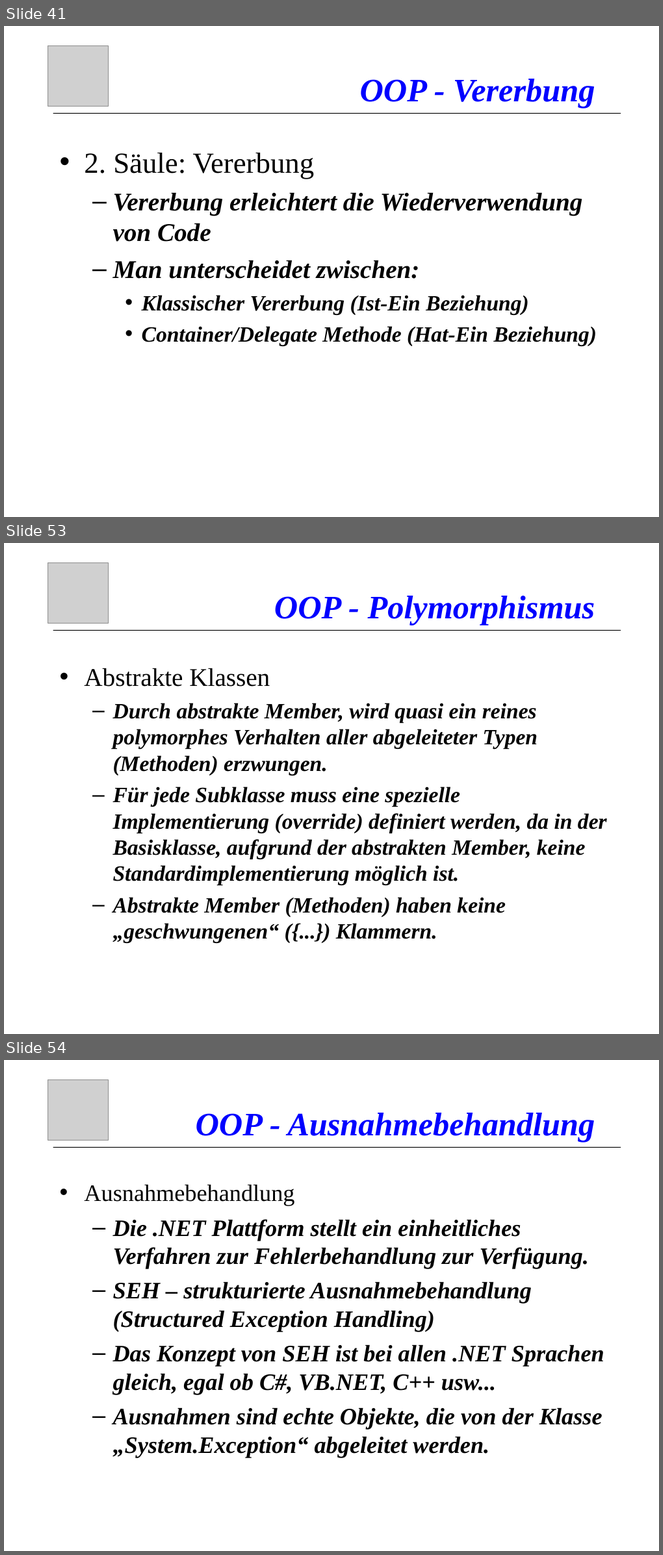
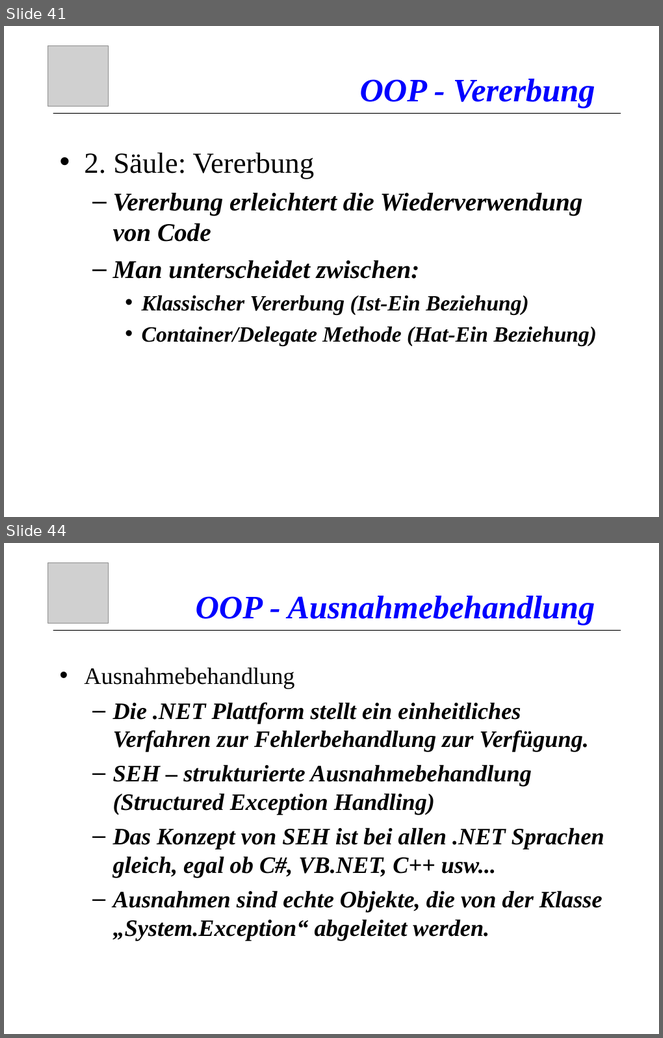
Before and after one commit to atillakati/fit_omicron_atilla, a slide deck: doc/C#_Kurs_en.ppt. Shown one above the other, each under a label of ours: slides 41, 53 and 54 before the commit, slides 41 and 44 after it; the slides between them are not shown. The pictures are 663x1555 and 663x1038 pixels, drawn with LibreOffice and Linux fonts; fonts in the diff are those of the drawing; grey boxes stand for pictures. Boxes give left, top, right and bottom in pixels: in the first picture for what was removed or moved away, otherwise in the second. Text is boxed around its words. In the diff, an @@ line names an element or a change of style, - is before the commit and + after.

```diff
--- a/doc/C#_Kurs_en.ppt
+++ b/doc/C#_Kurs_en.ppt
@@ slide 53 removed at bbox=[4, 543, 659, 1034], background #FFFFFF @@
@@ picture removed at bbox=[48, 563, 108, 623] @@
@@ title removed at bbox=[274, 596, 596, 626] @@
-OOP - Polymorphismus
@@ line removed from (53, 630) to (622, 630) @@
@@ text removed at bbox=[84, 668, 607, 943] @@
-• Abstrakte Klassen
-  – Durch abstrakte Member, wird quasi ein reines polymorphes Verhalten aller abgeleiteter Typen (Methoden) erzwungen.
-  – Für jede Subklasse muss eine spezielle Implementierung (override) definiert werden, da in der Basisklasse, aufgrund der abstrakten Member, keine Standardimplementierung möglich ist.
-  – Abstrakte Member (Methoden) haben keine „geschwungenen“ ({...}) Klammern.
@@ what was slide 54 is now slide 44 @@
```
Also in this commit, not shown: 2 slides changed, 1 slide added, 10 other slides removed, 3 other files.
